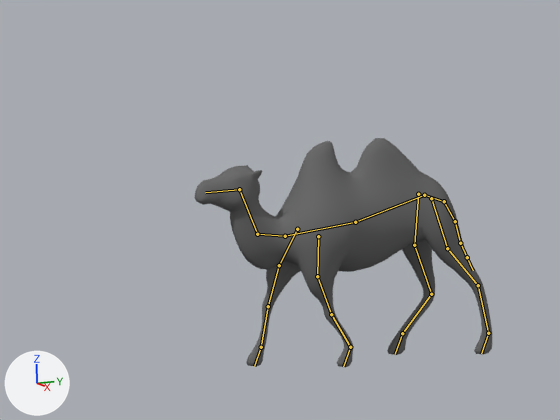
The Blender file camel.blend, before and after one commit.
Before and after are seen from the file's camera 'Camera'. The axes (+X, +Y, +Z) are drawn at lower left. The lights are the same throughout. Both versions are drawn at frame 2 of the action 'walk_cycle'; the numbers are the values there. The bones that bend it are drawn over the model as lines.

Objects in the first picture: 'Camel'.
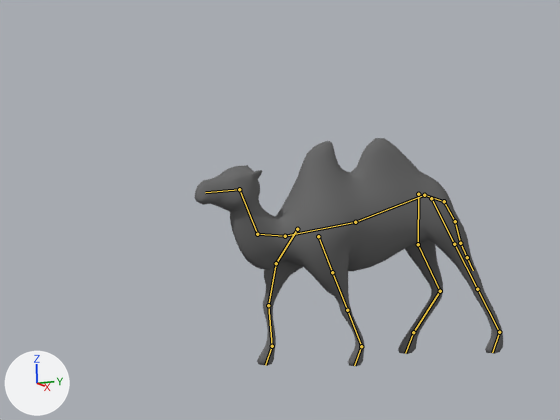
Commit message: adjusted step length on right side to better fit walk cycle around circle:

Pixel boxes [x1, y1, x2, y2] of what changed, in the pictures (560 x 420 px):
'Camel', posed
    before: [195, 138, 492, 367]
    after: [195, 138, 503, 366]
bone 'Finger.L', root to tip
    before: (350, 347) to (343, 366)
    after: (361, 346) to (354, 365)
bone 'Finger.R', root to tip
    before: (261, 347) to (254, 366)
    after: (272, 346) to (265, 365)
bone 'Toe.L', root to tip
    before: (488, 333) to (481, 353)
    after: (499, 332) to (492, 352)
bone 'Toe.R', root to tip
    before: (402, 333) to (395, 354)
    after: (413, 332) to (405, 353)

What changed in the scene script:
```text
Change bone_finger_l:
    where bone_finger_l = bpy.data.objects['Armature'].pose.bones['Finger.L']
    bone_finger_l.location: (0.003, -0.113, -0.276) -> (0.0, -0.148, -0.363)
Change bone_finger_r:
    where bone_finger_r = bpy.data.objects['Armature'].pose.bones['Finger.R']
    bone_finger_r.location: (0.003, 0.117, 0.287) -> (0.0, 0.082, 0.2)
Change bone_toe_l:
    where bone_toe_l = bpy.data.objects['Armature'].pose.bones['Toe.L']
    bone_toe_l.location: (0.0, -0.117, -0.274) -> (0.0, -0.154, -0.36)
Change bone_toe_r:
    where bone_toe_r = bpy.data.objects['Armature'].pose.bones['Toe.R']
    bone_toe_r.location: (0.0, 0.122, 0.285) -> (0.0, 0.085, 0.198)
```
